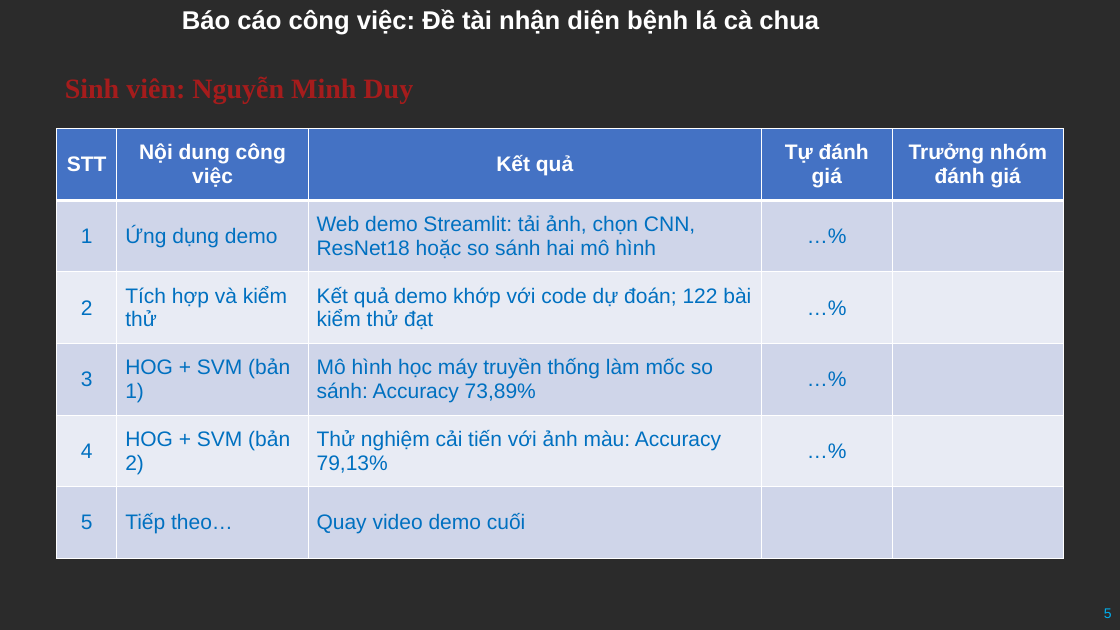
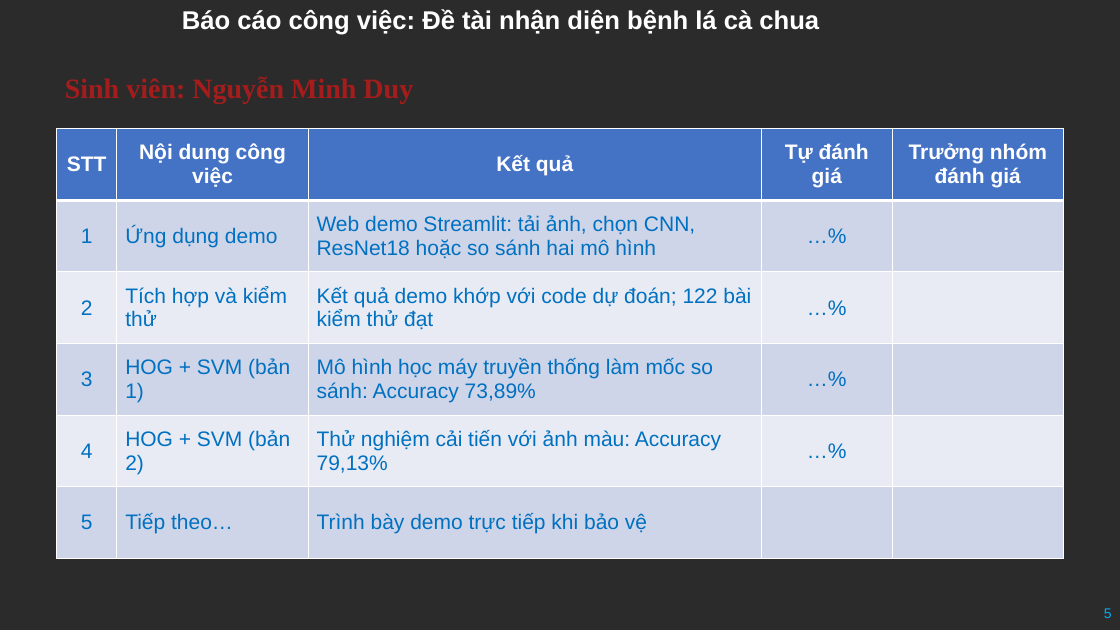
Before and after one commit to duyxl56785/Project_Dudoanbenhcaycachua, a slide deck: slide 5 of report/deliverables/slides_bao_cao_cong_viec_final.pptx. Drawn at 1120x630 pixels with LibreOffice and Linux fonts; fonts in the diff are those of the drawing; background and template pictures are left out; a plain dark background stands for a picture behind light text. Boxes give left, top, right and bottom in pixels: in the first picture for what was removed or moved away, otherwise in the second. Text is boxed around its words. In the diff, an @@ line names an element or a change of style, - is before the commit and + after.

```diff
--- a/report/deliverables/slides_bao_cao_cong_viec_final.pptx
+++ b/report/deliverables/slides_bao_cao_cong_viec_final.pptx
@@ table at [56,129,1065,559] @@
-row 6, column 3: Quay video demo cuối
+row 6, column 3: Trình bày demo trực tiếp khi bảo vệ
```
Also in this commit, not shown: 1 other slide changed, 1 other file.
